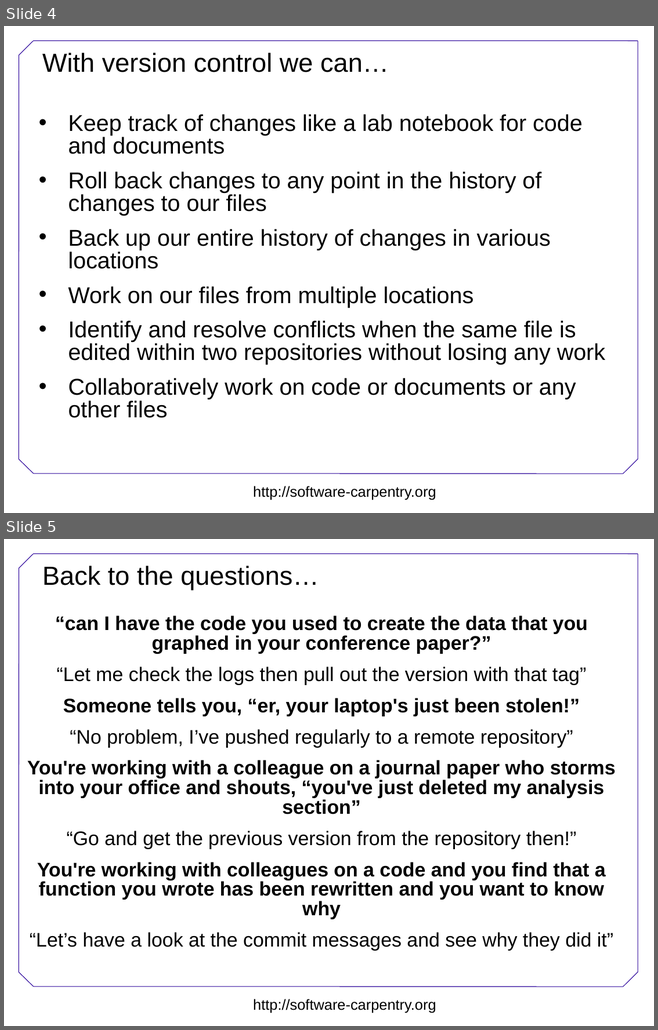
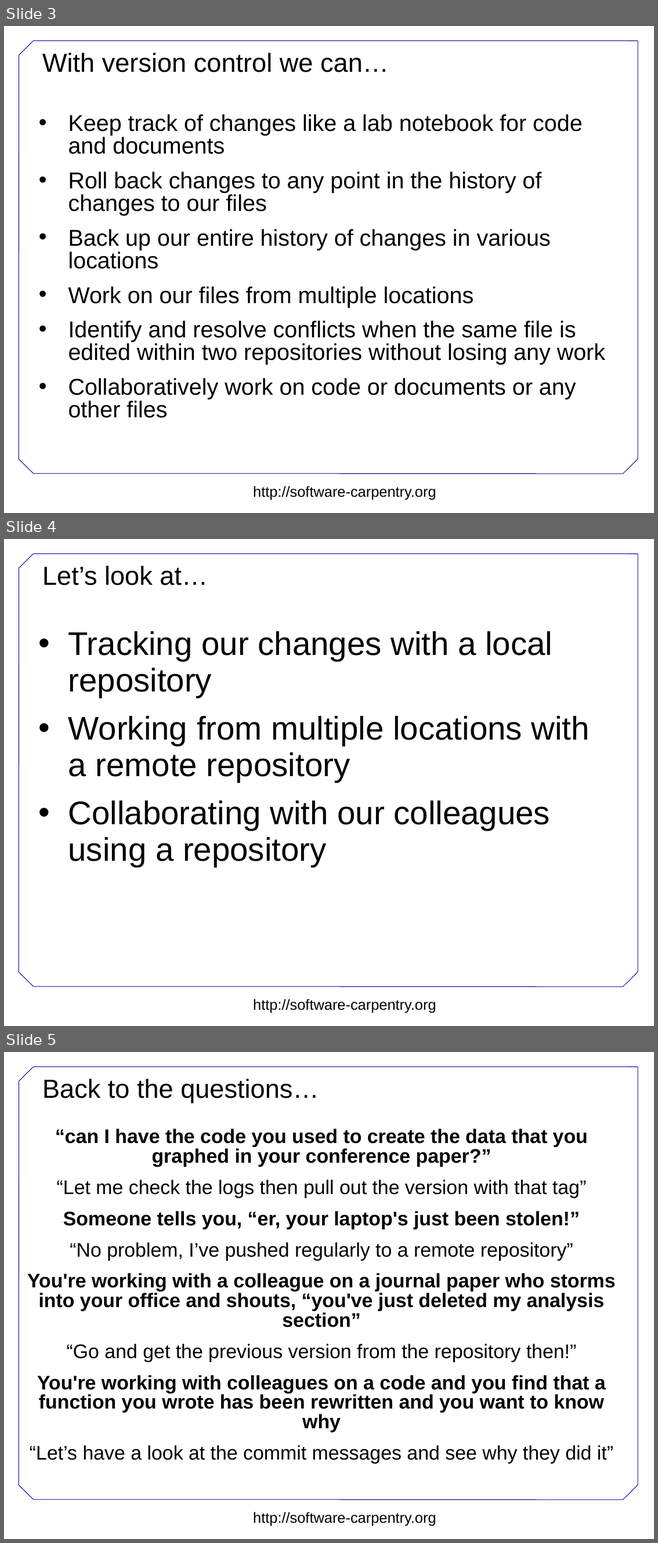
Before and after one commit to swcarpentry/DEPRECATED-boot-camps, a slide deck: version-control/VersionControl.ppt. Shown one above the other, each under a label of ours: slides 4 and 5 before the commit, slides 3, 4 and 5 after it. The pictures are 658x1030 and 658x1543 pixels, drawn with LibreOffice and Linux fonts; fonts in the diff are those of the drawing; background and template pictures are left out. Boxes give left, top, right and bottom in pixels: in the first picture for what was removed or moved away, otherwise in the second. Text is boxed around its words. In the diff, an @@ line names an element or a change of style, - is before the commit and + after.

```diff
--- a/version-control/VersionControl.ppt
+++ b/version-control/VersionControl.ppt
@@ slide 4 added at bbox=[4, 539, 654, 1026], background #FFFFFF; not listed: 8 template elements that a slide beside it also shows @@
@@ title added at bbox=[42, 566, 208, 585], 32 pt, text #000000 @@
+Let’s look at…
@@ text added at bbox=[68, 631, 589, 867], 40 pt, text #000000 @@
+• Tracking our changes with a local repository
+• Working from multiple locations with a remote repository
+• Collaborating with our colleagues using a repository
@@ what was slide 4 is now slide 3 @@
```
Also in this commit, not shown: 1 slide removed.
